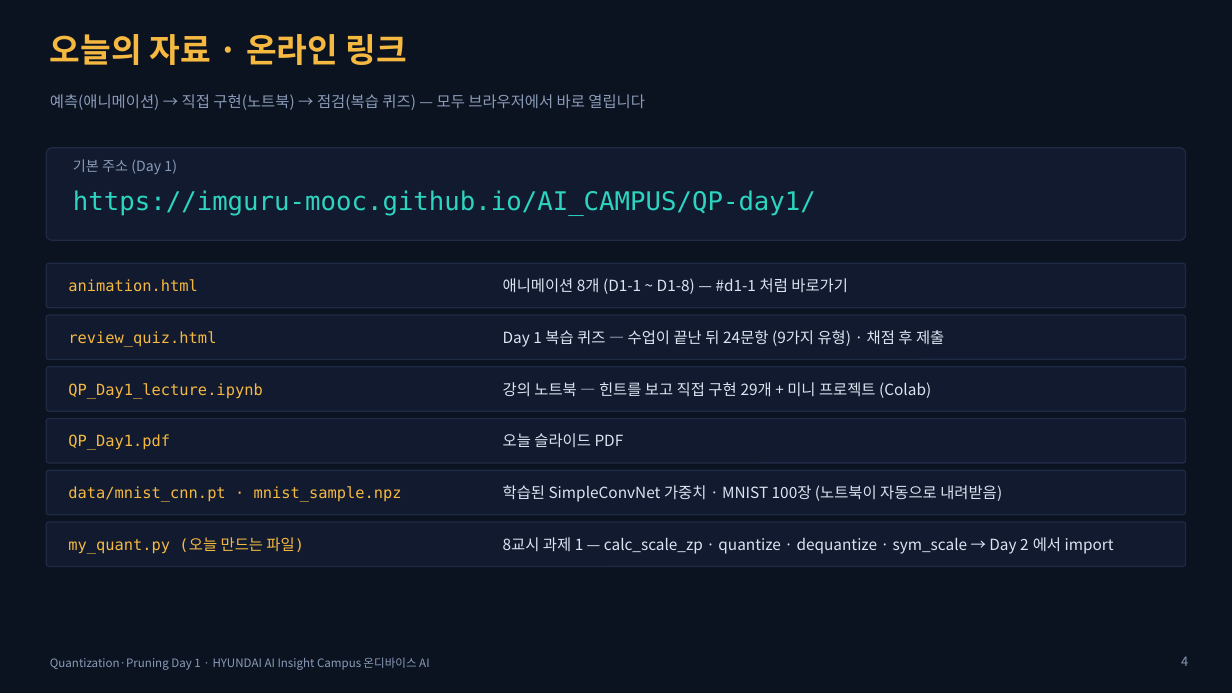
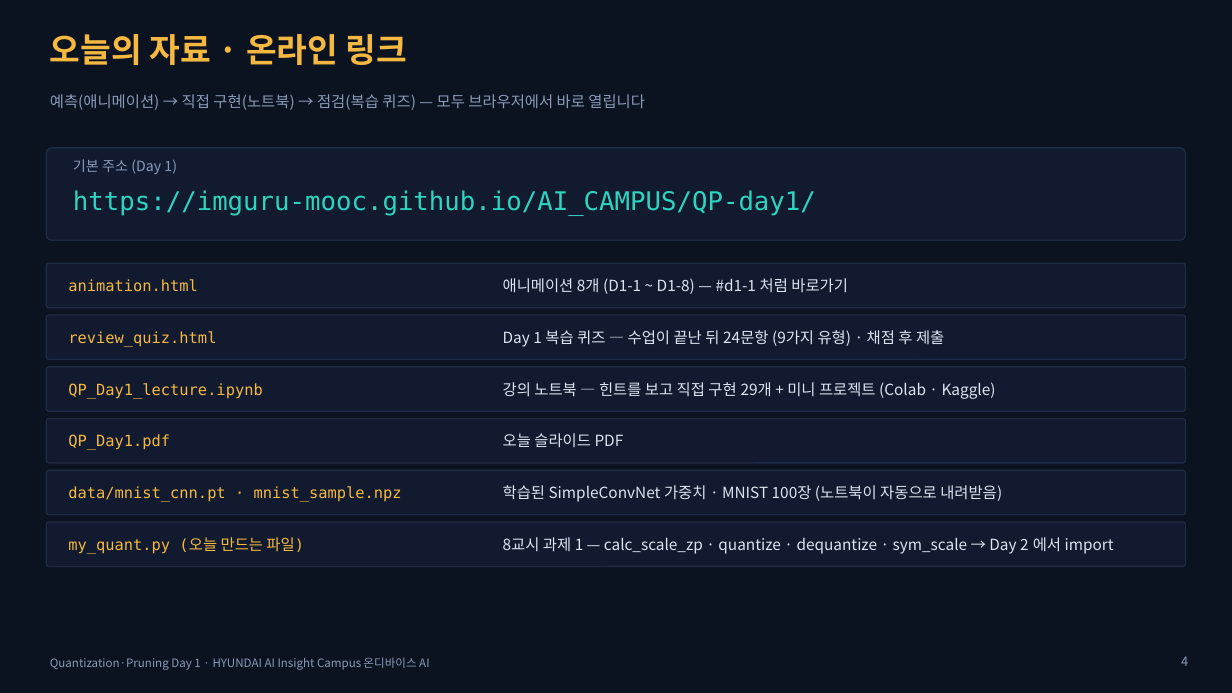
Before and after one commit to imguru-mooc/AI_CAMPUS, a slide deck: slide 4 of QP-day1/QP_Day1.pptx. Drawn at 1232x693 pixels with LibreOffice and Linux fonts; fonts in the diff are those of the drawing. Boxes give left, top, right and bottom in pixels: in the first picture for what was removed or moved away, otherwise in the second. Text is boxed around its words. In the diff, an @@ line names an element or a change of style, - is before the commit and + after.

```diff
--- a/QP-day1/QP_Day1.pptx
+++ b/QP-day1/QP_Day1.pptx
@@ text at bbox=[503, 382, 996, 399]: text changed @@
-강의 노트북 — 힌트를 보고 직접 구현 29개 + 미니 프로젝트 (Colab)
+강의 노트북 — 힌트를 보고 직접 구현 29개 + 미니 프로젝트 (Colab · Kaggle)
```
Also in this commit, not shown: 1 other slide changed, 2 other files.
